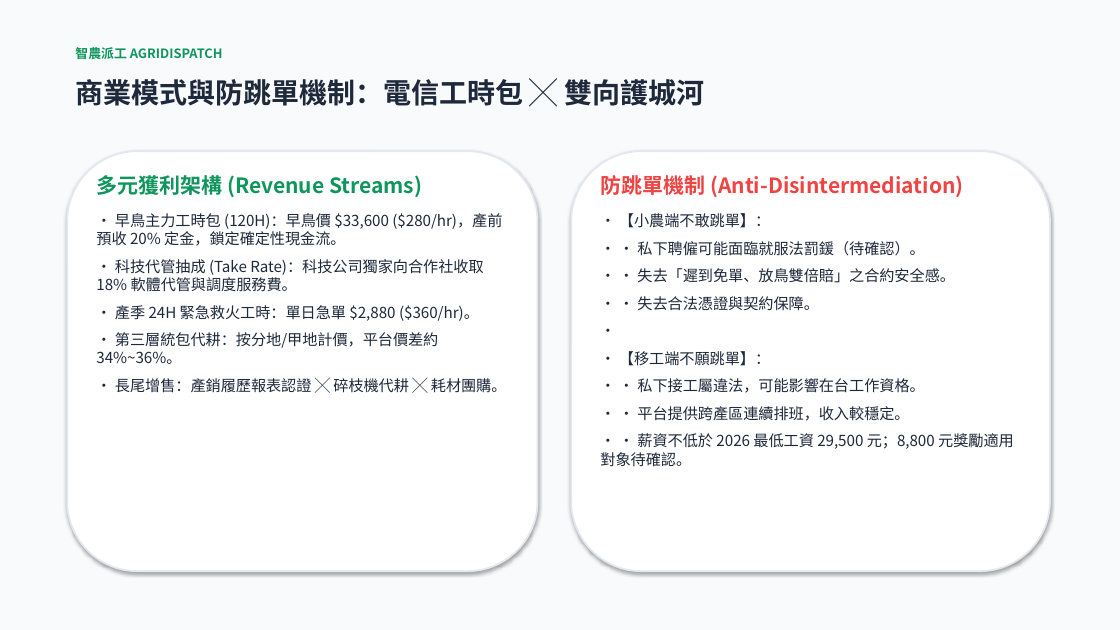
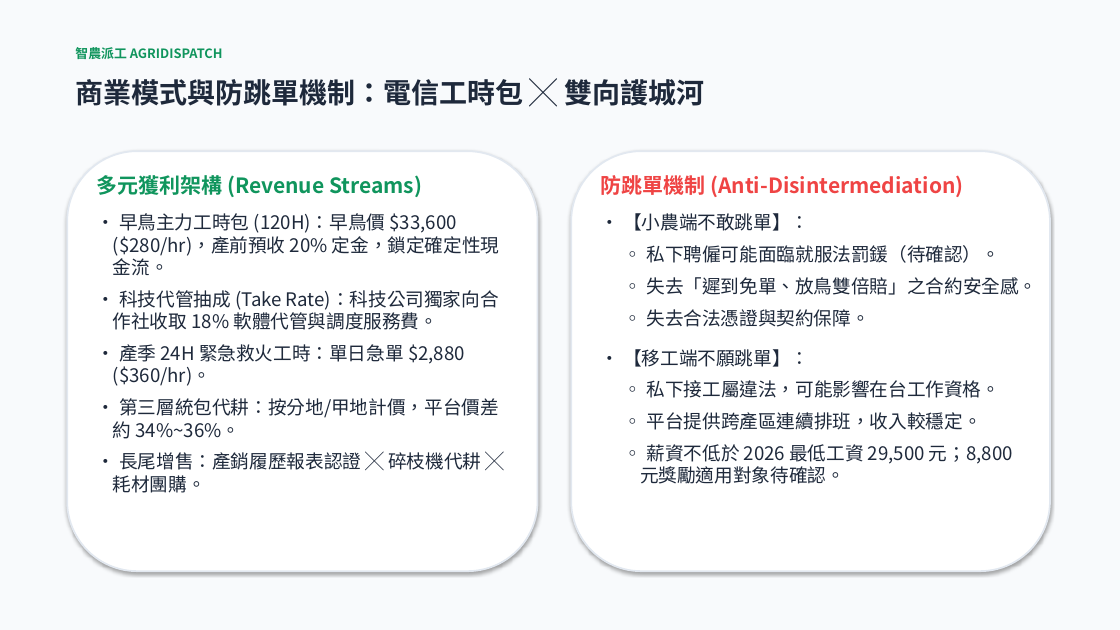
Before and after one commit to xx8888x/agridispatch, a slide deck: slide 6 of 06_簡報與路演Pitch/02_智農派工_Demo簡報_加速器Pitch.pptx. Drawn at 1120x630 pixels with LibreOffice and Linux fonts; fonts in the diff are those of the drawing. Boxes give left, top, right and bottom in pixels: in the first picture for what was removed or moved away, otherwise in the second. Text is boxed around its words. In the diff, an @@ line names an element or a change of style, - is before the commit and + after.

```diff
--- a/06_簡報與路演Pitch/02_智農派工_Demo簡報_加速器Pitch.pptx
+++ b/06_簡報與路演Pitch/02_智農派工_Demo簡報_加速器Pitch.pptx
@@ text at (x1=113, y1=213, x2=500, y2=493): size 13 to 16 pt in "• 早鳥主力工時包 (120H)：早鳥價 $33,600 ($280/hr)，產前預收 20% 定金，鎖定確定性現金流。", "• 科技代管抽成 (Take Rate)：科技公司獨家向合作社收取 18% 軟體代管與調度服務費。", "• 產季 24H 緊急救火工時：單日急單 $2,880 ($360/hr)。", "• 第三層統包代耕：按分地/甲地計價，平台價差約 34%~36%。" and 1 more places; indent changed @@
@@ text at (x1=623, y1=213, x2=809, y2=367): size 13 to 16 pt in "• 【小農端不敢跳單】：", "• 【移工端不願跳單】："; indent changed @@
@@ text at (x1=647, y1=245, x2=1038, y2=327): text changed; size 13 to 16 pt @@
-• • 私下聘僱可能面臨就服法罰鍰（待確認）。
-• • 失去「遲到免單、放鳥雙倍賠」之合約安全感。
-• • 失去合法憑證與契約保障。
-•
+◦ 私下聘僱可能面臨就服法罰鍰（待確認）。
+◦ 失去「遲到免單、放鳥雙倍賠」之合約安全感。
+◦ 失去合法憑證與契約保障。
@@ text at (x1=640, y1=380, x2=1013, y2=484): text changed; size 13 to 16 pt @@
-• • 私下接工屬違法，可能影響在台工作資格。
-• • 平台提供跨產區連續排班，收入較穩定。
-• • 薪資不低於 2026 最低工資 29,500 元；8,800 元獎勵適用對象待確認。
+◦ 私下接工屬違法，可能影響在台工作資格。
+◦ 平台提供跨產區連續排班，收入較穩定。
+◦ 薪資不低於 2026 最低工資 29,500 元；8,800 元獎勵適用對象待確認。
```
Also in this commit, not shown: 8 other slides changed, 3 other files.
